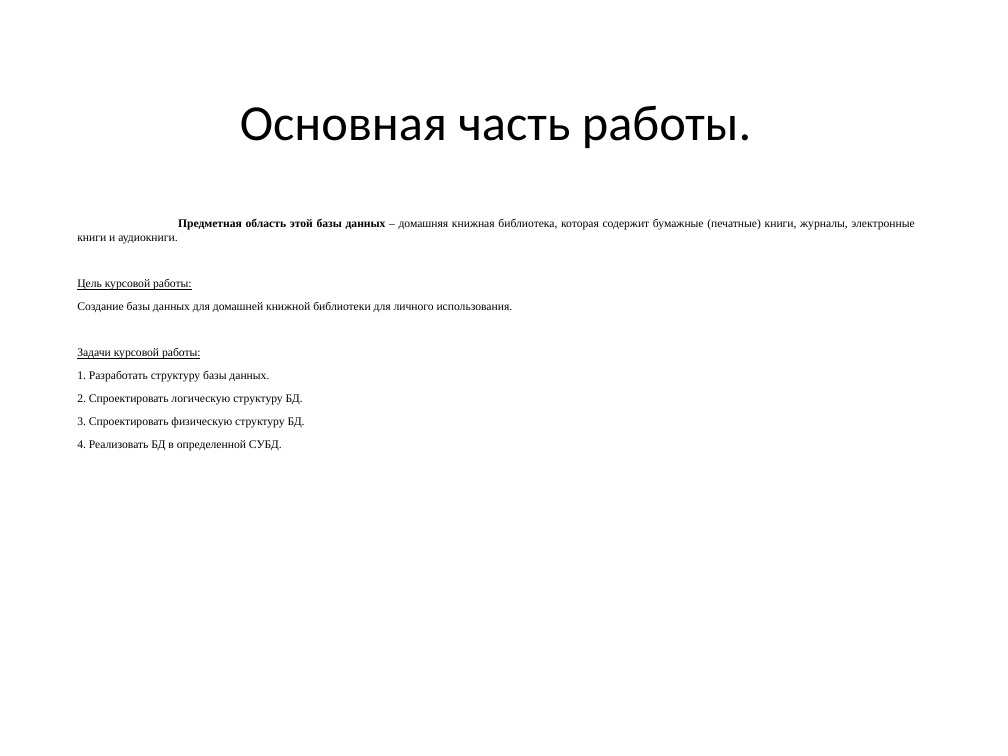
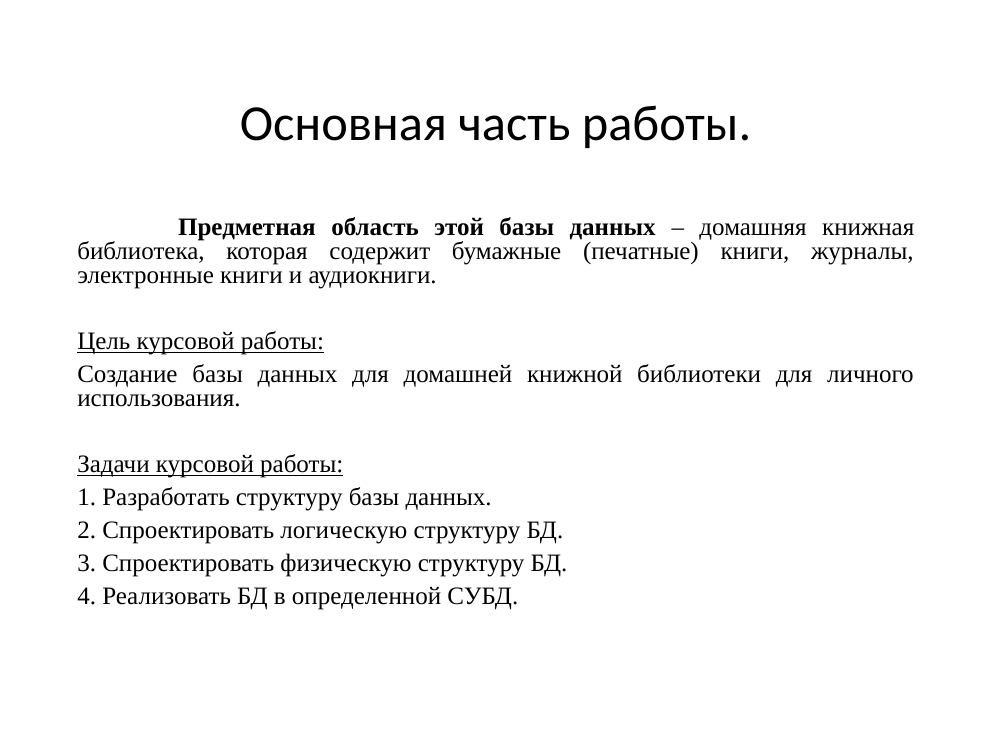
Before and after one commit to VividPhoenixGame/Kursovaya_Pungin, a slide deck: slide 2 of БД для домашней библиотеки1.pptx. Drawn at 1008x756 pixels with LibreOffice and Linux fonts; fonts in the diff are those of the drawing. Boxes give left, top, right and bottom in pixels: in the first picture for what was removed or moved away, otherwise in the second. Text is boxed around its words. In the diff, an @@ line names an element or a change of style, - is before the commit and + after.

```diff
--- a/БД для домашней библиотеки1.pptx
+++ b/БД для домашней библиотеки1.pptx
@@ text "Предметная область этой базы данных ..." at (77,217,914,610): size 8.3 to 17.9 pt; line spacing 1 to 0.8 @@
```
Also in this commit, not shown: 4 other slides changed, 5 slides added, 2 other files.
